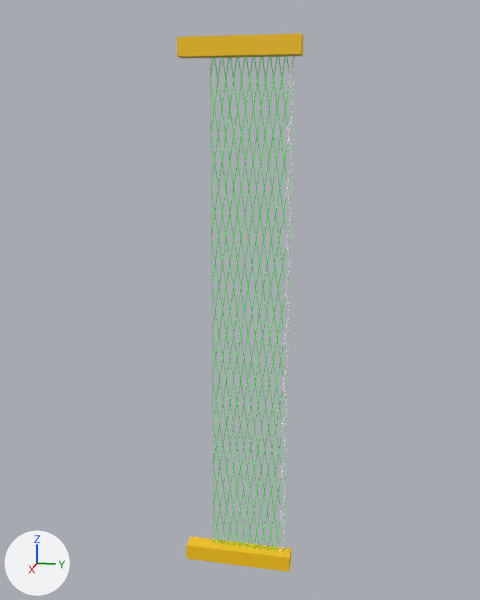
The Blender file res/models/tenis_net/tenis_net.blend, before and after one commit.
One viewpoint serves both versions: a 50 mm camera at (74.5, 21.8, 21.2) aimed at (-0.7, 6.7, 2.4). Lighting does not change. The marker at lower left points along +X, +Y and +Z.
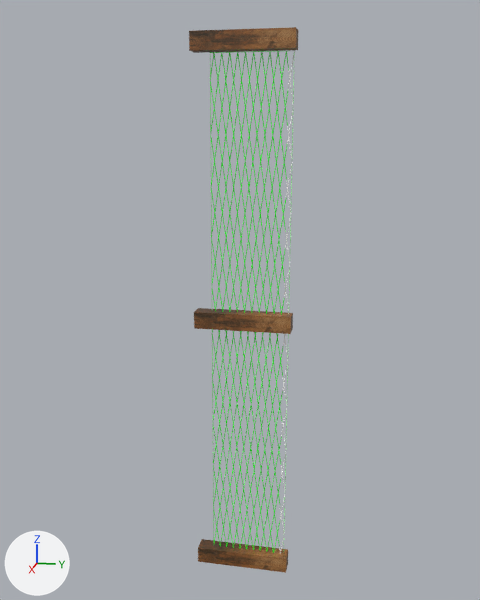
The change, as a list of edits to the scene's bpy script:
```text
Add mat_material_004:
    mat_material_004 = principled_material('Material.004')
    mat_material_004.texture = img_cube_base_color_001
Add mat_material_003:
    mat_material_003 = principled_material('Material.003')
    mat_material_003.texture = img_cube_base_color
Change me_cube:
    used by ob_cube; location = (0.0, 1.1, 30.6); rotation_euler = (-1.574, 0.0, 0.0), in degrees (-90, 0, 0)
    verts and faces of me_cube; kept vertices keep their numbers, new ones are numbered from 12
    remove me_cube.from_pydata(...)  # 12 vertices, 10 faces; spans x -1.0..1.0, y -1.0..1.0, z -1.0..12.45
    add me_cube.from_pydata(...)  # 8 vertices, 6 faces; spans x -1.0..1.0, y -1.0..1.0, z -1.0..1.0
    me_cube part 1
    add delete_vertices([*range(8, 12)])  # with the faces that use them
    add faces += [(0, 4, 6, 2)]
    me_cube part 2: 5 faces spanning x -1.0..1.0, y -1.0..1.0, z -1.0..1.0 switch from mat_material (picture img_post) to mat_material_003 (picture img_cube_base_color)
Change me_cube_001:
    used by ob_cube_001; location = (0.0, 0.9, -31.2); rotation_euler = (-1.574, 0.0, 0.0), in degrees (-90, 0, 0)
    verts and faces of me_cube_001; kept vertices keep their numbers, new ones are numbered from 12
    remove me_cube_001.from_pydata(...)  # 12 vertices, 10 faces; spans x -1.0..1.0, y -1.0..1.0, z -1.0..12.45
    add me_cube_001.from_pydata(...)  # 8 vertices, 6 faces; spans x -1.0..1.0, y -1.0..1.0, z -1.0..1.0
    me_cube_001 part 3
    add delete_vertices([*range(8, 12)])  # with the faces that use them
    add faces += [(0, 4, 6, 2)]
    me_cube_001 part 4: 5 faces spanning x -1.0..1.0, y -1.0..1.0, z -1.0..1.0 switch from mat_material (picture img_post) to mat_material_004 (picture img_cube_base_color_001)
Change ob_cube:
    ob_cube.rotation_euler: (-1.574, 0.0, 0.0) -> (0.0, 0.0, 0.0)  # degrees (-90, 0, 0) -> degrees (0, 0, 0)
    ob_cube.location: (0.0, 1.1, 30.6) -> (-0.2, 7.2, 31.2)
    ob_cube.scale: (1.0, 1.0, 1.0) -> (1.0, 5.75, 1.0)
Change ob_cube_001:
    ob_cube_001.rotation_euler: (-1.574, 0.0, 0.0) -> (0.0, 0.0, 0.0)  # degrees (-90, 0, 0) -> degrees (0, 0, 0)
    ob_cube_001.location: (0.0, 0.9, -31.2) -> (-0.2, 7.2, 0.1)
    ob_cube_001.scale: (1.0, 1.0, 1.0) -> (1.0, 5.75, 1.0)
Add ob_cube_002:
    ob_cube_002 = bpy.data.objects.new('Cube.002', me_cube_005)  # a box spanning x -1.0..1.0, y -1.0..1.0, z -1.0..1.0; in mat_material_005 (picture img_cube_base_color_002)
    ob_cube_002.location = (-0.2, 7.2, -31.5)
    ob_cube_002.scale = (1.0, 5.75, 1.0)
```

What differs and where, as boxes (x1, y1, x2, y2) in the pictures (480 x 600 px):
'Cube.001', reshaped, moved, rescaled, turned
    before: (186, 536, 291, 572)
    after: (194, 308, 293, 334)
'Cube', reshaped, moved, rescaled, turned
    before: (176, 34, 304, 59)
    after: (189, 27, 298, 53)
'Cube.002', added (brown)
    after: (198, 539, 288, 573)
part 1 of me_cube, cut back (yellow)
    before: (195, 34, 304, 58)
part 2 of me_cube, recoloured
    before: (176, 36, 198, 59)
    after: (189, 27, 298, 53)
part 3 of me_cube_001, cut back
    before: (201, 538, 291, 572)
    after: (195, 308, 293, 317)
part 4 of me_cube_001, recoloured
    before: (186, 536, 205, 561)
    after: (194, 312, 293, 334)
